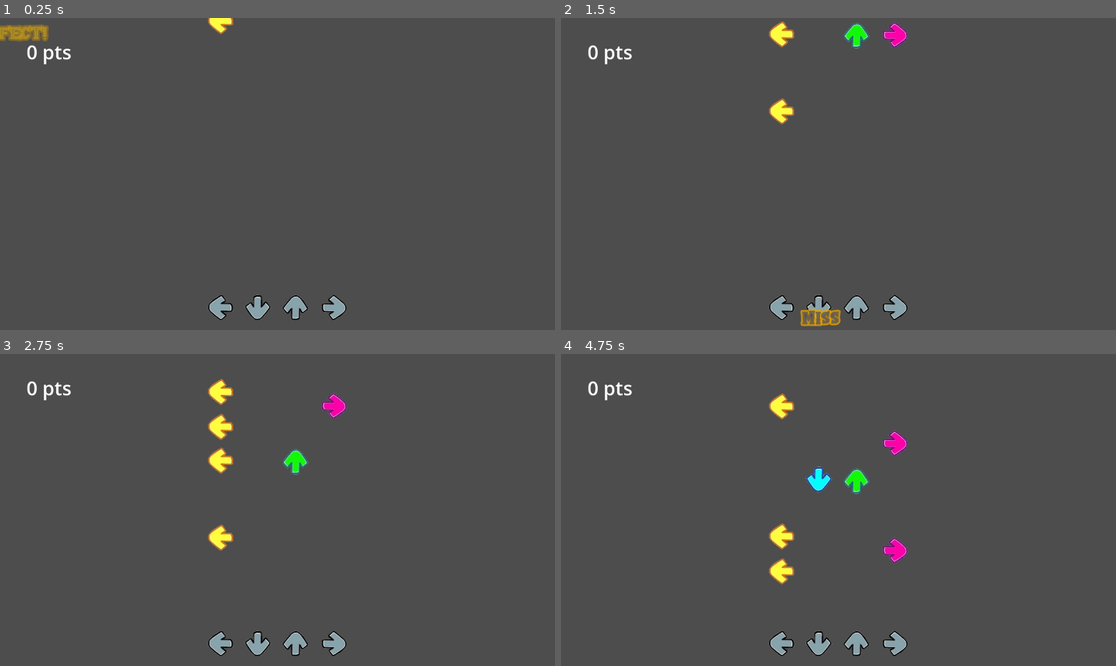
Above: before the commit, frames 1-4 (two rows, left to right).
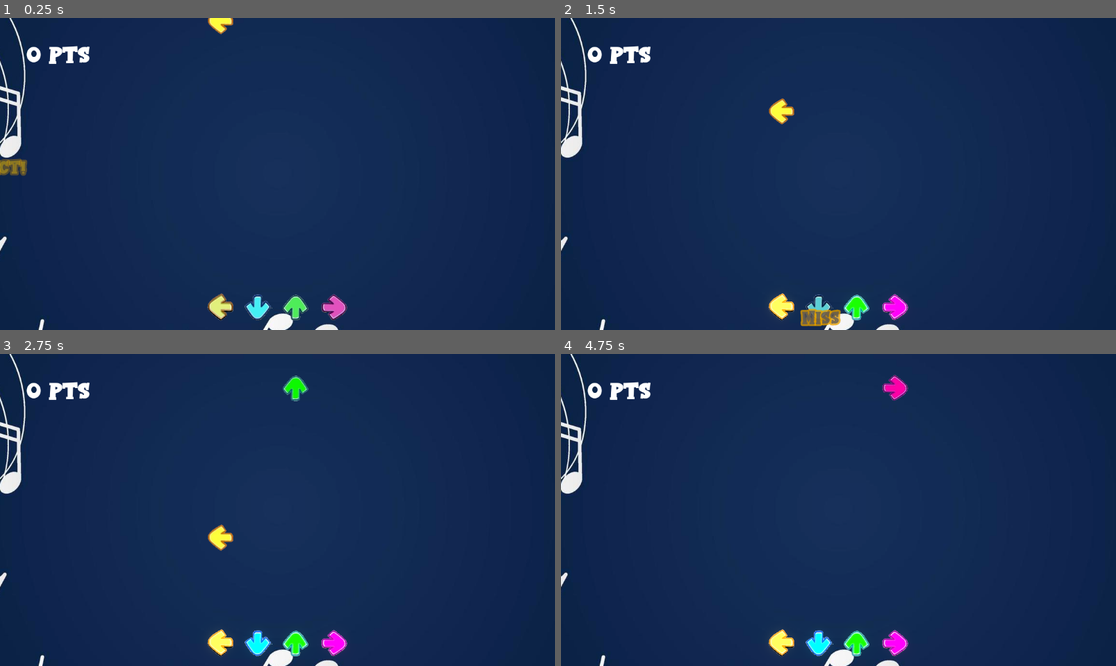
Above: after the commit, the same moments.

Repository: sofiamatosg/Wave-of-Mutilation
Game: Godot game, scene res://levels/game_level.tscn
Two runs of this game, one before a commit and one after it. Both use one fixed random seed, a clock stepped at 60 frames per second and the inputs below.
Inputs:
- Up to frame 1 (0.25 s): no input
- Up to frame 2 (1.5 s): tap Enter at 0.5 s; hold Right (button_right) 0.53-1.28 s; hold Down (button_down) from 1.28 s (still down)
- Up to frame 3 (2.75 s): release Down (button_down) at 2.03 s; hold Right (button_right) from 2.03 s (still down)
- Up to frame 4 (4.75 s): release Right (button_right) at 2.78 s; hold Up (button_up) 2.78-3.53 s; hold Left (button_left) from 3.53 s (still down)

The runs differ from the first frame. In frame 1, 100% of the frame differs, in the area x 0-100%, y 0-100%; in frame 2, 99%; in frame 3, 100%; in frame 4, 100%.
Error before the commit: Invalid assignment of property or key 'text' with value of type 'String' on a base object of type 'null instance'. (res://levels/game_ui.gd:23)

Commit message:
Making it work with music
Now I can control how the keys fall to match the music.

Diff:
--- /dev/null
+++ b/level_editor.gd
@@ -0,0 +1,38 @@
+extends Node2D
+
+const in_edit_mode: bool = false
+var current_level_name = "Intro"
+
+var level_info = {
+	"Intro" = {
+		"fk_times": "[[1], [2], [3], [4]]"
+	}
+}
+# Called when the node enters the scene tree for the first time.
+func _ready() -> void:
+	if in_edit_mode:
+		pass
+	else:
+		var fk_times = level_info.get(current_level_name).get("fk_times")
+		var fk_times_arr = str_to_var(fk_times)
+		print(fk_times_arr[0])
+
+		var counter: int = 0
+		for key in fk_times_arr:
+			var button_name: String = ""
+			match counter:
+				0:
+					button_name = "button_down"
+				1:
+					button_name = "button_up"
+				2:
+					button_name = "button_left"
+				3:
+					button_name = "button_right"
+
+			for delay in key:
+				SpawnFallingKey(button_name, delay)
+			counter += 1
+func SpawnFallingKey(button_name: String, delay:float):
+	await get_tree().create_timer(delay).timeout
+	Signals.CreateFallingKey.emit(button_name)
--- /dev/null
+++ b/level_editor.tscn
@@ -0,0 +1,6 @@
+[gd_scene load_steps=2 format=3 uid="uid://dsoxkm5i4lmjp"]
+
+[ext_resource type="Script" uid="uid://ukank8dneeaq" path="res://level_editor.gd" id="1_qnyfc"]
+
+[node name="LevelEditor" type="Node2D"]
+script = ExtResource("1_qnyfc")
--- a/levels/game_level.tscn
+++ b/levels/game_level.tscn
@@ -1,12 +1,21 @@
-[gd_scene load_steps=4 format=3 uid="uid://dgnua7mp5ugd2"]
+[gd_scene load_steps=7 format=3 uid="uid://dgnua7mp5ugd2"]
 
+[ext_resource type="Texture2D" uid="uid://dj2lryh4oscn4" path="res://art/stephen-foster-memorial-day-illustration-with-copy-space-area-and-blue-background-suitable-to-use-on-memorial-day-event-vector.jpg" id="1_n0b0m"]
 [ext_resource type="PackedScene" uid="uid://c0c5bk8q4botv" path="res://objects/key_listener.tscn" id="1_qc6i3"]
 [ext_resource type="PackedScene" uid="uid://bjbdbok88dyfc" path="res://objects/falling_key.tscn" id="2_sklrn"]
 [ext_resource type="PackedScene" uid="uid://my0vyubbvhxn" path="res://levels/game_ui.tscn" id="3_d65c1"]
+[ext_resource type="PackedScene" uid="uid://dsoxkm5i4lmjp" path="res://level_editor.tscn" id="5_2i5ty"]
+
+[sub_resource type="Environment" id="Environment_d65c1"]
+background_mode = 3
+glow_enabled = true
 
 [node name="GameLevel" type="Node2D"]
 
 [node name="Camera2D" type="Camera2D" parent="."]
+
+[node name="Background" type="Sprite2D" parent="."]
+texture = ExtResource("1_n0b0m")
 
 [node name="key_listener" parent="." instance=ExtResource("1_qc6i3")]
 position = Vector2(-120, 280)
@@ -35,3 +44,10 @@
 offset_top = -174.0
 offset_right = -610.0
 offset_bottom = -174.0
+
+[node name="WorldEnvironment" type="WorldEnvironment" parent="."]
+environment = SubResource("Environment_d65c1")
+
+[node name="MusicPlayer" type="AudioStreamPlayer2D" parent="."]
+
+[node name="LevelEditor" parent="." instance=ExtResource("5_2i5ty")]
--- a/levels/game_ui.gd
+++ b/levels/game_ui.gd
@@ -12,12 +12,12 @@
 
 func IncrementScore(incr:int):
 	score += incr
-	%ScoreLabel.text = str(score) + " pts"
+	%ScoreLabel.text = " " + str(score) + " pts"
 
 func IncrementCombo():
 	combo_count += 1
-	$ComboLabel.text = str(combo_count)  + "x combo"
+	%ComboLabel.text =  " " + str(combo_count)  + "x combo"
 
 func ResetCombo():
 	combo_count = 0
-	$ComboLabel.text = ""
+	%ComboLabel.text =  " "
--- a/levels/game_ui.tscn
+++ b/levels/game_ui.tscn
@@ -1,7 +1,8 @@
-[gd_scene load_steps=3 format=3 uid="uid://my0vyubbvhxn"]
+[gd_scene load_steps=4 format=3 uid="uid://my0vyubbvhxn"]
 
 [ext_resource type="Script" uid="uid://cffbv5rbvv73r" path="res://levels/game_ui.gd" id="1_451jp"]
 [ext_resource type="PackedScene" uid="uid://b6lcp3jjkr3nc" path="res://levels/screen_text.tscn" id="2_tpbhn"]
+[ext_resource type="FontFile" uid="uid://cj86fhovucwri" path="res://objects/RockBoys-7BajD.ttf" id="2_ul118"]
 
 [node name="GameUI" type="Control"]
 layout_mode = 3
@@ -20,7 +21,24 @@
 offset_top = 43.0
 offset_right = 261.0
 offset_bottom = 100.0
+theme_override_fonts/normal_font = ExtResource("2_ul118")
 theme_override_font_sizes/normal_font_size = 40
 text = "0 pts"
+scroll_active = false
+
+[node name="ComboLabel" type="RichTextLabel" parent="CanvasLayer"]
+unique_name_in_owner = true
+offset_left = 44.0
+offset_top = 107.0
+offset_right = 293.0
+offset_bottom = 164.0
+theme_override_fonts/normal_font = ExtResource("2_ul118")
+theme_override_font_sizes/normal_font_size = 40
+text = "0x Combo"
+scroll_active = false
 
 [node name="ScreenText" parent="CanvasLayer" instance=ExtResource("2_tpbhn")]
+offset_left = -36.0
+offset_top = 275.0
+offset_right = -36.0
+offset_bottom = 275.0
--- a/objects/falling_key.gd
+++ b/objects/falling_key.gd
@@ -22,9 +22,5 @@
 	frame = target_frame
 	set_process(true)
 
-
-
-
-
 func _on_destroy_timer_timeout() -> void:
 	queue_free()
--- a/objects/key_listener.gd
+++ b/objects/key_listener.gd
@@ -17,6 +17,10 @@
 var good_press_score: float = 50
 var ok_press_score: float = 20
 
+func _ready():
+	$GlowOverlay.frame = frame + 4
+	Signals.CreateFallingKey.connect(CreateFallingKey)
+
 func _process(delta):
 	if falling_key_queue.size() > 0:
 
@@ -28,11 +32,13 @@
 			get_tree().get_root().call_deferred("add_child", st_inst)
 			st_inst.SetTextInfo("MISS")
 			st_inst.global_position = global_position + Vector2(0, -15)
+			Signals.ResetCombo.emit()
 
 		if Input.is_action_just_pressed(key_name):
 			var key_to_pop = falling_key_queue.pop_front()
 			var distance_from_pass = abs(key_to_pop.pass_treshold - key_to_pop.global_position.y)
-			print(distance_from_pass)
+			$AnimationPlayer.stop()
+			$AnimationPlayer.play("key_hit")
 
 			var press_score_text:String = ""
 			if distance_from_pass > 3 and distance_from_pass <= perfect_press_treshold:
@@ -53,8 +59,11 @@
 			elif distance_from_pass < ok_press_treahold:
 				Signals.IncrementScore.emit(ok_press_score)
 				press_score_text = "OK"
+				Signals.IncrementCombo.emit()
+
 			else:
 				press_score_text = "MISS"
+				Signals.ResetCombo.emit()
 
 			key_to_pop.queue_free()
 
@@ -63,15 +72,16 @@
 			st_inst.SetTextInfo(press_score_text)
 			st_inst.global_position = global_position + Vector2(0, -15)
 
-func CreateFallingKey():
-	var fk_inst = falling_key.instantiate()
-	get_tree().get_root().call_deferred("add_child", fk_inst)
-	fk_inst.Setup(position.x, frame + 4)
+func CreateFallingKey(button_name: String):
+	if button_name == key_name:
+		var fk_inst = falling_key.instantiate()
+		get_tree().get_root().call_deferred("add_child", fk_inst)
+		fk_inst.Setup(position.x, frame + 4)
 
-	falling_key_queue.push_back(fk_inst)
+		falling_key_queue.push_back(fk_inst)
 
 
 func _on_random_spawn_timer_timeout() -> void:
-	CreateFallingKey()
+	#CreateFallingKey()
 	$RandomSpawnTimer.wait_time = randf_range(0.4, 3)
 	$RandomSpawnTimer.start()
--- a/objects/key_listener.tscn
+++ b/objects/key_listener.tscn
@@ -1,7 +1,44 @@
-[gd_scene load_steps=3 format=3 uid="uid://c0c5bk8q4botv"]
+[gd_scene load_steps=6 format=3 uid="uid://c0c5bk8q4botv"]
 
 [ext_resource type="Texture2D" uid="uid://bv8rgbvfg1v8i" path="res://art/arrows.webp" id="1_ewq7c"]
 [ext_resource type="Script" uid="uid://0nk51vkbwjcd" path="res://objects/key_listener.gd" id="1_vgigu"]
+
+[sub_resource type="Animation" id="Animation_5o700"]
+length = 0.001
+tracks/0/type = "value"
+tracks/0/imported = false
+tracks/0/enabled = true
+tracks/0/path = NodePath("GlowOverlay:modulate")
+tracks/0/interp = 1
+tracks/0/loop_wrap = true
+tracks/0/keys = {
+"times": PackedFloat32Array(0),
+"transitions": PackedFloat32Array(1),
+"update": 0,
+"values": [Color(1.3, 1.3, 1.3, 1)]
+}
+
+[sub_resource type="Animation" id="Animation_vgigu"]
+resource_name = "key_hit"
+length = 0.5
+tracks/0/type = "value"
+tracks/0/imported = false
+tracks/0/enabled = true
+tracks/0/path = NodePath("GlowOverlay:modulate")
+tracks/0/interp = 1
+tracks/0/loop_wrap = true
+tracks/0/keys = {
+"times": PackedFloat32Array(0, 0.5),
+"transitions": PackedFloat32Array(1, 1),
+"update": 0,
+"values": [Color(1, 1, 1, 0), Color(1.5, 1.5, 1.5, 1)]
+}
+
+[sub_resource type="AnimationLibrary" id="AnimationLibrary_rphrv"]
+_data = {
+&"RESET": SubResource("Animation_5o700"),
+&"key_hit": SubResource("Animation_vgigu")
+}
 
 [node name="key_listener" type="Sprite2D"]
 texture = ExtResource("1_ewq7c")
@@ -13,4 +50,17 @@
 one_shot = true
 autostart = true
 
+[node name="GlowOverlay" type="Sprite2D" parent="."]
+modulate = Color(1.3, 1.3, 1.3, 1)
+texture = ExtResource("1_ewq7c")
+hframes = 4
+vframes = 3
+frame = 4
+
+[node name="AnimationPlayer" type="AnimationPlayer" parent="."]
+libraries = {
+&"": SubResource("AnimationLibrary_rphrv")
+}
+autoplay = "key_hit"
+
 [connection signal="timeout" from="RandomSpawnTimer" to="." method="_on_random_spawn_timer_timeout"]
--- a/objects/signals.gd
+++ b/objects/signals.gd
@@ -4,3 +4,5 @@
 
 signal IncrementCombo()
 signal ResetCombo()
+
+signal CreateFallingKey(button_name: String)
--- a/project.godot
+++ b/project.godot
@@ -50,3 +50,4 @@
 
 renderer/rendering_method="gl_compatibility"
 renderer/rendering_method.mobile="gl_compatibility"
+viewport/hdr_2d=true
Not shown, added: .wakatime.cfg
Binary file added: art/stephen-foster-memorial-day-illustration-with-copy-space-area-and-blue-background-suitable-to-use-on-memorial-day-event-vector.jpg
Not shown, added: art/stephen-foster-memorial-day-illustration-with-copy-space-area-and-blue-background-suitable-to-use-on-memorial-day-event-vector.jpg.import
Not shown, added: level_editor.gd.uid
